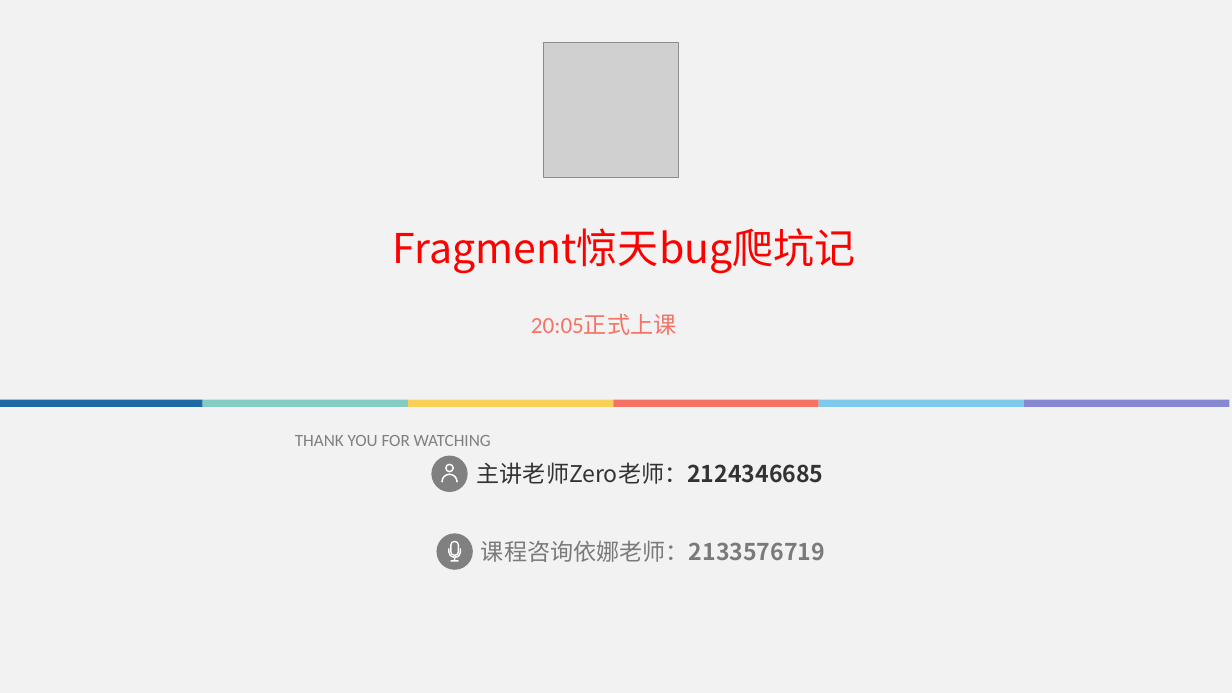
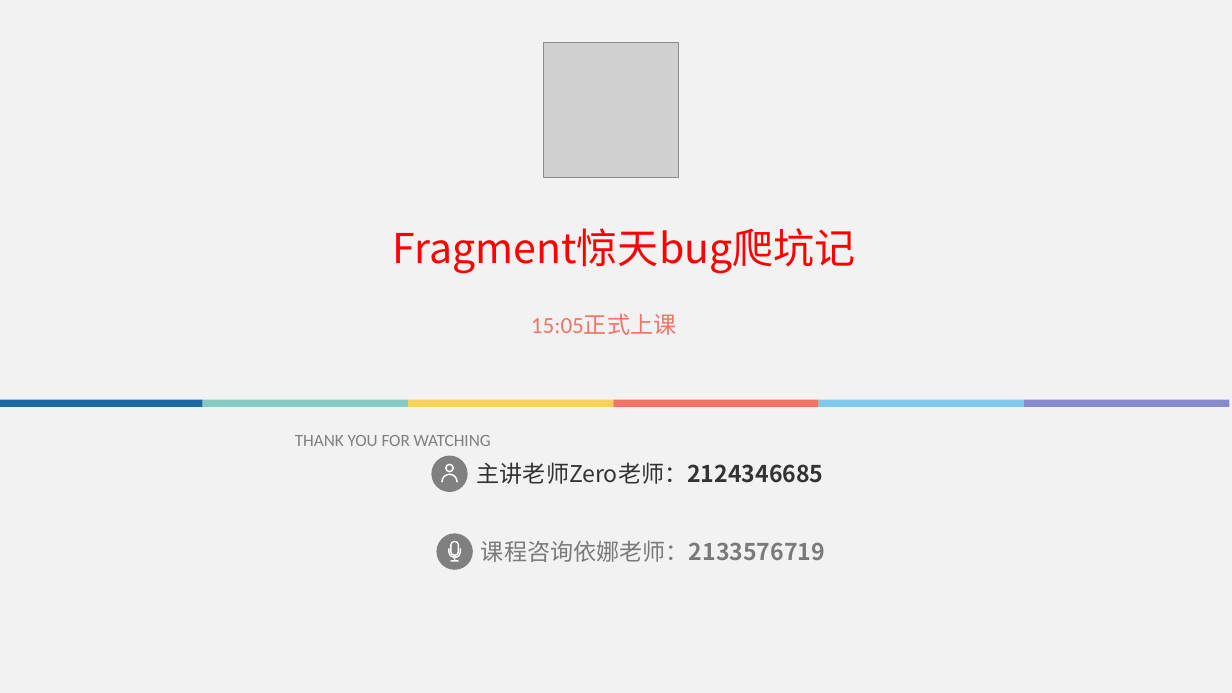
Before and after one commit to fanzhangvip/xiangxue, a slide deck: slide 1 of pre/Android Fragment爬坑记.pptx. Drawn at 1232x693 pixels with LibreOffice and Linux fonts; fonts in the diff are those of the drawing; grey boxes stand for pictures. Boxes give left, top, right and bottom in pixels: in the first picture for what was removed or moved away, otherwise in the second. Text is boxed around its words. In the diff, an @@ line names an element or a change of style, - is before the commit and + after.

```diff
--- a/pre/Android Fragment爬坑记.pptx
+++ b/pre/Android Fragment爬坑记.pptx
@@ text at (531, 314, 676, 335): text changed @@
-20:05正式上课
+15:05正式上课
```
Also in this commit, not shown: 5 other slides changed, 49 other files.
